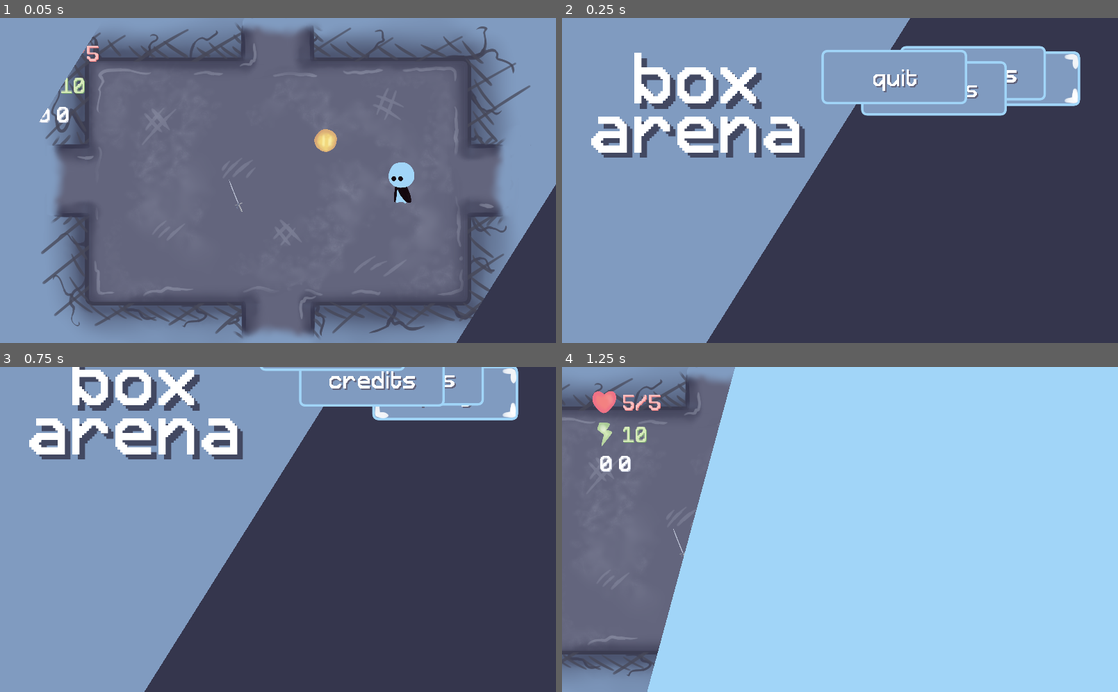
Above: before the commit, frames 1-4 (two rows, left to right).
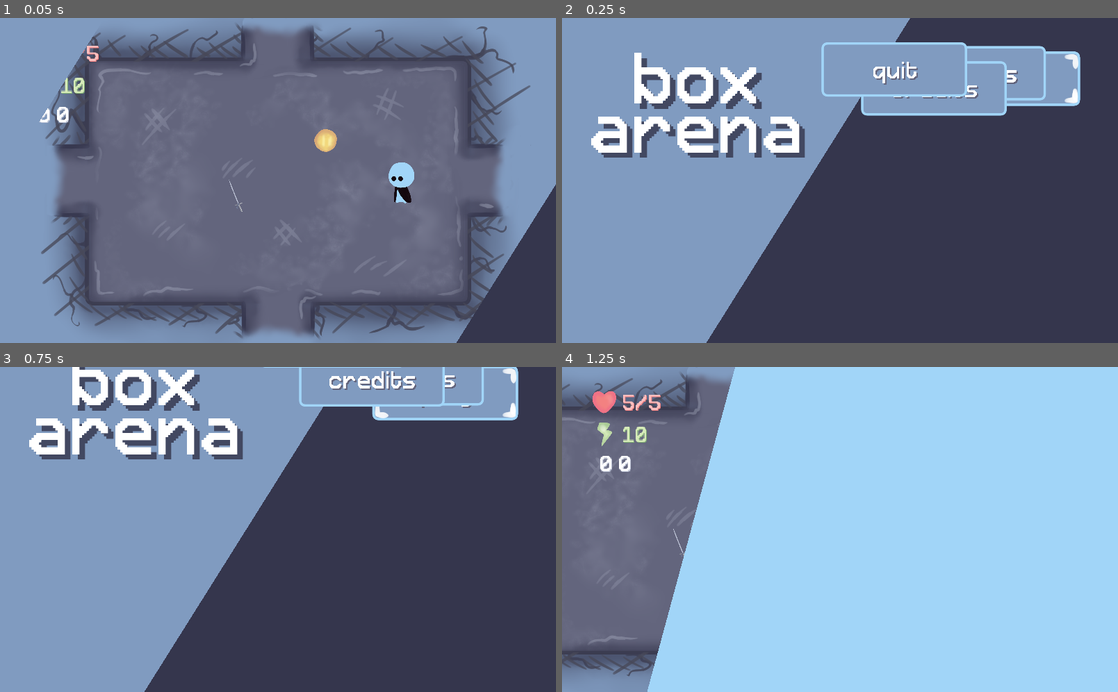
Above: after the commit, the same moments.

Repository: bucketfish/box-arena
Game: Godot game, scene res://base.tscn
Two runs of this game, one before a commit and one after it. Both use one fixed random seed, a clock stepped at 60 frames per second and the inputs below.
Inputs:
- Up to frame 1 (0.05 s): no input
- Up to frame 2 (0.25 s): no input
- Up to frame 3 (0.75 s): tap Enter at 0.5 s; hold Right (right) from 0.53 s (still down); tap X (attack) at 0.6 s
- Up to frame 4 (1.25 s): keep holding Right (right)

Frame 1 is identical in both runs. In frame 2, 1.2% of the frame differs, in the area x 46-73%, y 7-27%; in frame 3, 0.3%; in frame 4, nothing differs.

Commit message:
main menu controls

Diff:
--- a/base.tscn
+++ b/base.tscn
@@ -1004,7 +1004,7 @@
 "times": PoolRealArray( 0, 0.078, 0.231, 0.249 ),
 "transitions": PoolRealArray( 1, 1, 1, 1 ),
 "update": 0,
-"values": [ Vector2( 472, -200 ), Vector2( 472, -200 ), Vector2( 472, 500 ), Vector2( 472, 435 ) ]
+"values": [ Vector2( 472, -200 ), Vector2( 472, -200 ), Vector2( 472, 460 ), Vector2( 472, 435 ) ]
 }
 tracks/3/type = "method"
 tracks/3/path = NodePath("main/play")
@@ -1547,7 +1547,7 @@
 
 [node name="name" type="Label" parent="gui/boss/VBoxContainer"]
 margin_top = 72.0
-margin_right = 900.0
+margin_right = 1924.0
 margin_bottom = 159.0
 custom_colors/font_color = Color( 0.843137, 0.921569, 0.729412, 1 )
 custom_colors/font_color_shadow = Color( 0.494118, 0.678431, 0.45098, 1 )
@@ -1571,7 +1571,7 @@
 
 [node name="HBoxContainer" type="HBoxContainer" parent="gui/boss/VBoxContainer"]
 margin_top = 200.0
-margin_right = 900.0
+margin_right = 1924.0
 margin_bottom = 240.0
 custom_constants/separation = 50
 
@@ -2047,7 +2047,7 @@
 margin_left = 665.0
 margin_top = -200.0
 margin_right = 1225.0
-margin_bottom = 24.0
+margin_bottom = 24.0001
 focus_neighbour_top = NodePath("../quit")
 focus_neighbour_bottom = NodePath("../options")
 button_text = "play"
@@ -2056,7 +2056,7 @@
 margin_left = 561.0
 margin_top = -200.0
 margin_right = 1121.0
-margin_bottom = 24.0001
+margin_bottom = 24.0
 focus_neighbour_top = NodePath("../play")
 focus_neighbour_bottom = NodePath("../credits")
 button_text = "options"
@@ -2117,7 +2117,11 @@
 [connection signal="goto_screen" from="gui/pause/options/controls" to="gui/pause" method="_on_goto_screen"]
 [connection signal="goto_screen" from="gui/pause/options/back" to="gui/pause" method="_on_goto_screen"]
 [connection signal="focus_entered" from="gui/mainmenu/options/controls_screen/scroll/Control/use" to="gui/mainmenu/options/controls_screen" method="_on_focus_entered"]
+[connection signal="goto_screen" from="gui/mainmenu/options/controls_screen/back" to="gui/mainmenu" method="_on_goto_screen"]
+[connection signal="goto_screen" from="gui/mainmenu/options/controls" to="gui/mainmenu" method="_on_goto_screen"]
+[connection signal="goto_screen" from="gui/mainmenu/options/back" to="gui/mainmenu" method="_on_goto_screen"]
 [connection signal="pressed" from="gui/mainmenu/main/play" to="gui/mainmenu" method="_on_play_pressed"]
+[connection signal="goto_screen" from="gui/mainmenu/main/options" to="gui/mainmenu" method="_on_goto_screen"]
 [connection signal="timeout" from="bosspause_timer" to="." method="_on_bosspause_timer_timeout"]
 
 [editable path="gui/inventory/info/holder/values/damage"]
--- a/gui/controls.gd
+++ b/gui/controls.gd
@@ -33,6 +33,5 @@
 	scrolltween.start()
 
 
-
-func _on_focus_entered():
-	pass # Replace with function body.
+func _on_use_focus_entered():
+	propagate_call("prep_button")
--- a/gui/mainmenu.gd
+++ b/gui/mainmenu.gd
@@ -5,19 +5,25 @@
 
 onready var base = get_node("/root/base")
 
+var curscreen = "main"
+var onscreen = true
+
 func _ready():
+	anim.play("RESET")
 	start_show()
 
 
 func start_show():
 	get_tree().paused = true
 	backanim.play("show")
+	curscreen = "main"
 
 
 func hide_menu():
 	backanim.play("hide")
 	get_tree().paused = false
 	base.start_game()
+	curscreen = "none"
 
 func returnto(): #return to main menu, after saving
 	start_show()
@@ -26,3 +32,25 @@
 func _on_play_pressed():
 	hide_menu()
 	base.start_game()
+
+
+
+func _on_goto_screen(scenename):
+	if curscreen != "none":
+		anim.play_backwards(curscreen)
+		yield(anim, "animation_finished")
+	anim.play(scenename)
+	curscreen = scenename
+
+
+
+func _input(event):
+	if Input.is_action_just_pressed("pause") && curscreen != "main" && curscreen != "none":
+		var nextscreen = "main"
+		if curscreen == "controls" || curscreen == "audio":
+			nextscreen = "options"
+
+		anim.play_backwards(curscreen)
+		yield(anim, "animation_finished")
+		anim.play(nextscreen)
+		curscreen = nextscreen
--- a/gui/menu_button.gd
+++ b/gui/menu_button.gd
@@ -17,31 +17,33 @@
 func _ready():
 	label.text = button_text
 	key.visible = control_button
-	if control_button:
-		if control_button in Options.keybinds:
-			InputMap.action_erase_event(button_text, InputMap.get_action_list(button_text)[0])
-
-			var event = InputEventKey.new()
-			event.scancode = Options.keybinds(button_text)
-			InputMap.action_add_event(button_text, event)
-		prep_button()
+	prep_button()
 
 func prep_button():
+	if !control_button:
+		return
 
-		var thing = {
-			"Left": "←",
-			"Right":"→",
-			"Up":"↑",
-			"Down":"↓",
-			"Shift": "⇧",
-			"Tab": "↹"
+	if control_button in Options.keybinds:
+		InputMap.action_erase_event(button_text, InputMap.get_action_list(button_text)[0])
+
+		var event = InputEventKey.new()
+		event.scancode = Options.keybinds(button_text)
+		InputMap.action_add_event(button_text, event)
+
+	var thing = {
+		"Left": "←",
+		"Right":"→",
+		"Up":"↑",
+		"Down":"↓",
+		"Shift": "⇧",
+		"Tab": "↹"
 		}
 
-		var keystroke = InputMap.get_action_list(button_text)[0].as_text()
-		if keystroke in thing.keys():
-			keystroke = thing[keystroke]
+	var keystroke = InputMap.get_action_list(button_text)[0].as_text()
+	if keystroke in thing.keys():
+		keystroke = thing[keystroke]
 
-		keytext.text = keystroke.to_lower()
+	keytext.text = keystroke.to_lower()
 
 
 func _on_play_pressed():
--- a/gui/options.tscn
+++ b/gui/options.tscn
@@ -181,6 +181,7 @@
 button_text = "back"
 nextmenu = "main"
 
+[connection signal="focus_entered" from="controls_screen/scroll/Control/use" to="controls_screen" method="_on_use_focus_entered"]
 [connection signal="focus_entered" from="controls_screen/scroll/Control/use" to="controls_screen" method="_on_focus_changed"]
 [connection signal="focus_entered" from="controls_screen/scroll/Control/fuse" to="controls_screen" method="_on_focus_changed"]
 [connection signal="focus_entered" from="controls_screen/scroll/Control/take" to="controls_screen" method="_on_focus_changed"]
